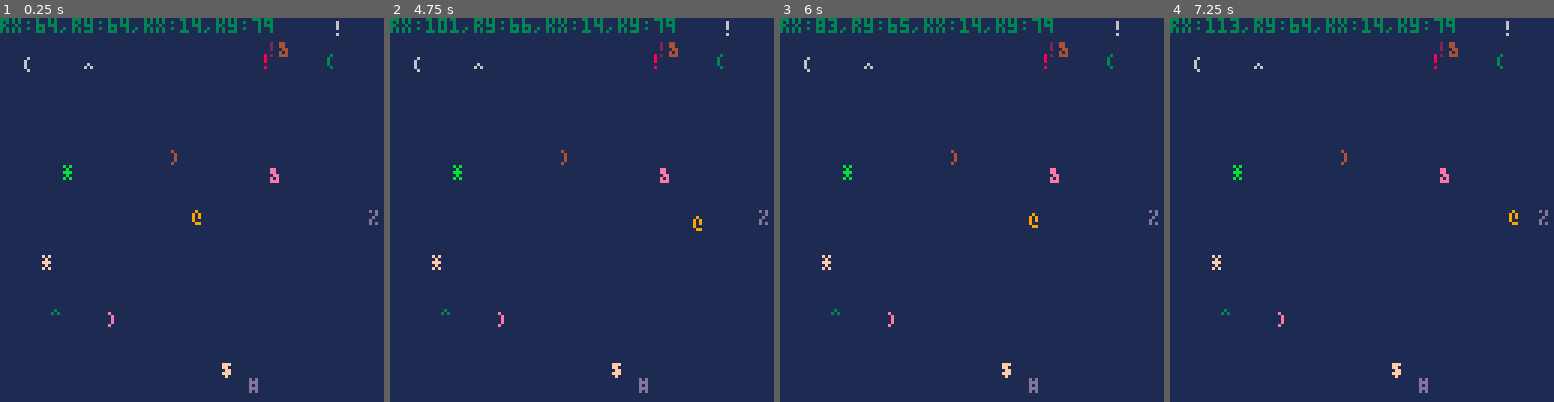
Above: before the commit, frames 1-4 (left to right).
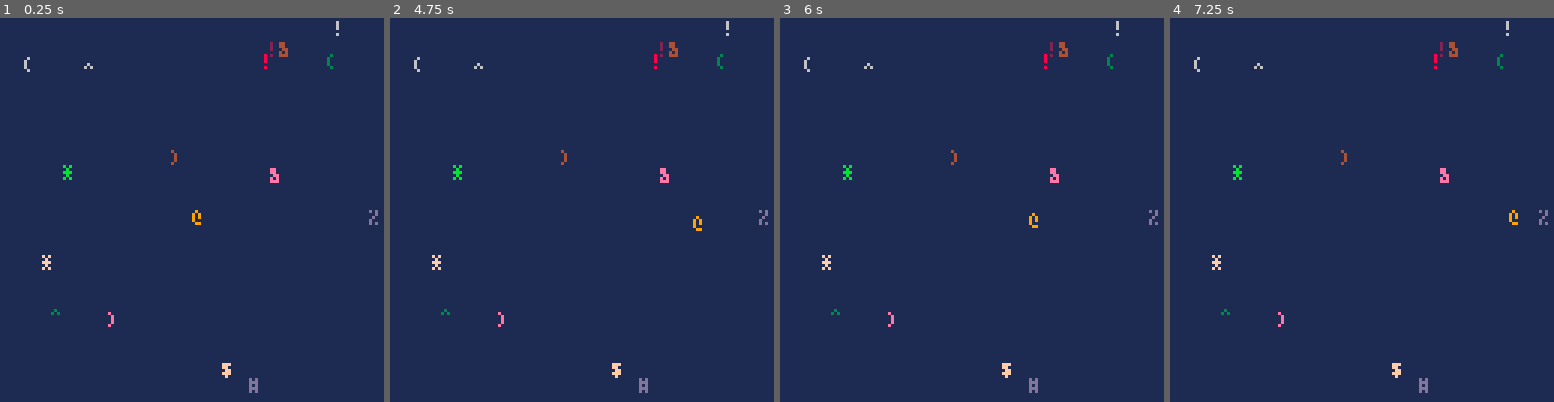
Above: after the commit, the same moments.

Repository: jmahoney/rfk-pico8
Game: PICO-8 cartridge rfk.p8
Two runs of this game, one before a commit and one after it. Both use one fixed random seed, a clock stepped at 60 frames per second and the inputs below.
Inputs:
- Up to frame 1 (0.25 s): no input
- Up to frame 2 (4.75 s): tap X (X key) at 0.33, 1.07, 1.85, 2.97, 4.08 s; tap O (Z key) at 0.7, 1.7, 2.1, 2.5, 2.9, 3.3, 3.7, 4.1, 4.5 s; hold Right 1.6-2.1 s; hold Up 2.15-2.42 s; hold Right 2.47-3.03 s; hold Left 3.08-3.58 s; hold Down 3.63-3.97 s; hold Right 4.02-4.68 s; hold Up from 4.73 s (still down)
- Up to frame 3 (6 s): tap O (Z key) at 4.9, 5.3, 5.7 s; release Up at 5.03 s; hold Left 5.08-5.68 s; tap X (X key) at 5.2 s; hold Down from 5.73 s (still down)
- Up to frame 4 (7.25 s): release Down at 6.03 s; hold Right 6.08-6.58 s; tap O (Z key) at 6.1, 6.5, 6.9 s; tap X (X key) at 6.32 s; hold Right 6.63-7.13 s; hold Up from 7.18 s (still down)

The runs differ from the first frame. In frame 1, 1.0% of the frame differs, in the area x 0-72%, y 0-4%; in frame 2, 1.1%, in the area x 0-75%, y 0-4%; in frame 3, 1.1%; in frame 4, 1.1%.

Commit message:
Carry on or play again
You can keep going after you find an non-kitten item and play again after you find the kitten

Diff:
--- a/rfk.p8
+++ b/rfk.p8
@@ -3,7 +3,7 @@
 __lua__
 --- robot finds kitten
 function _init()
-    debug = true
+    debug = false
 
     sfx_timer = 0
 
@@ -31,7 +31,7 @@
 
     items = {}
 
-    for nki in all(non_kitten_items()) do
+    for nki in all(_non_kitten_items()) do
         add(items, create_item(nki))
     end
 
@@ -41,8 +41,8 @@
     add(items, kitten)
 end
 
-function non_kitten_items()
-    local not_kittens = {
+function _non_kitten_items()
+    local non_kitten_items = {
         "it's an empty box",
         "it's an broken crt monitor",
         "you found a dog",
@@ -72,14 +72,19 @@
         "'only forward'\nby Michael Marshall Smith",
         "someone has printed out\nten years of\nalt.startrek.creative"
     }
-    return random_n_from_seq(not_kittens, 15)
+
+    return random_n_from_seq(non_kitten_items, 15)
 end
 
 function _update()
     if kitten_found then
-
+        if btn(4) or btn(5) then
+            _init()
+        end
     elseif non_kitten_item_found then
-
+        if btn(4) or btn(5) then
+            non_kitten_item_found = false
+        end
     else
         move_robot()
         check_collision()
@@ -110,7 +115,7 @@
     end
 
     for i in all(items) do
-        if overlaps(robot.x, i.x) and overlaps(robot.y, i.y) then
+        if i.checked == false and overlaps(robot.x, i.x) and overlaps(robot.y, i.y) then
             non_kitten_item_found = true
             current_non_kitten_item = i
             i.checked = true
@@ -133,7 +138,6 @@
     return false
 end
 
---- oh dear
 function create_item(description)
     local item = {}
     local coords = pick_coords()
Not shown, changed: CHANGELOG.md
